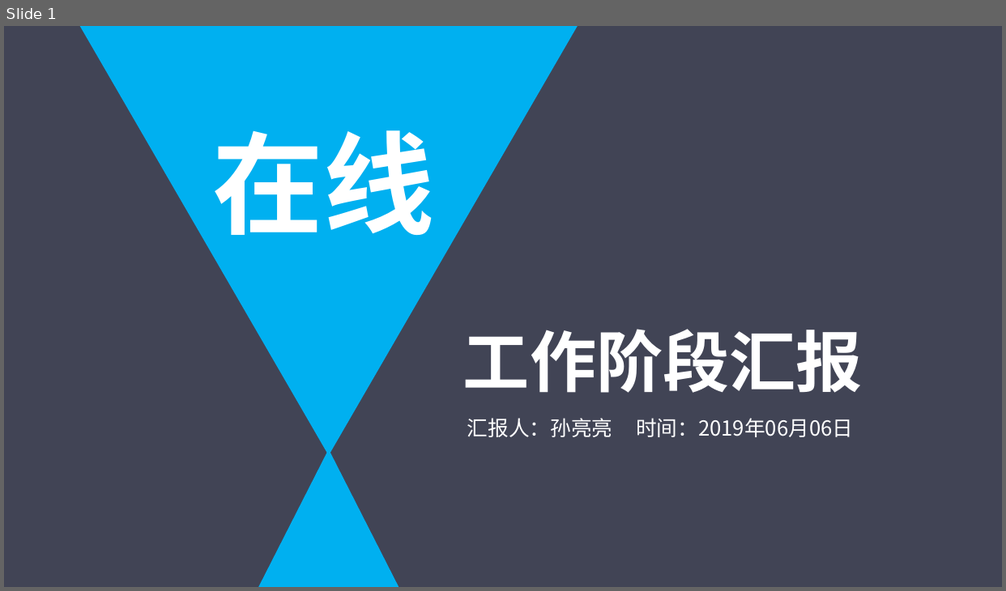
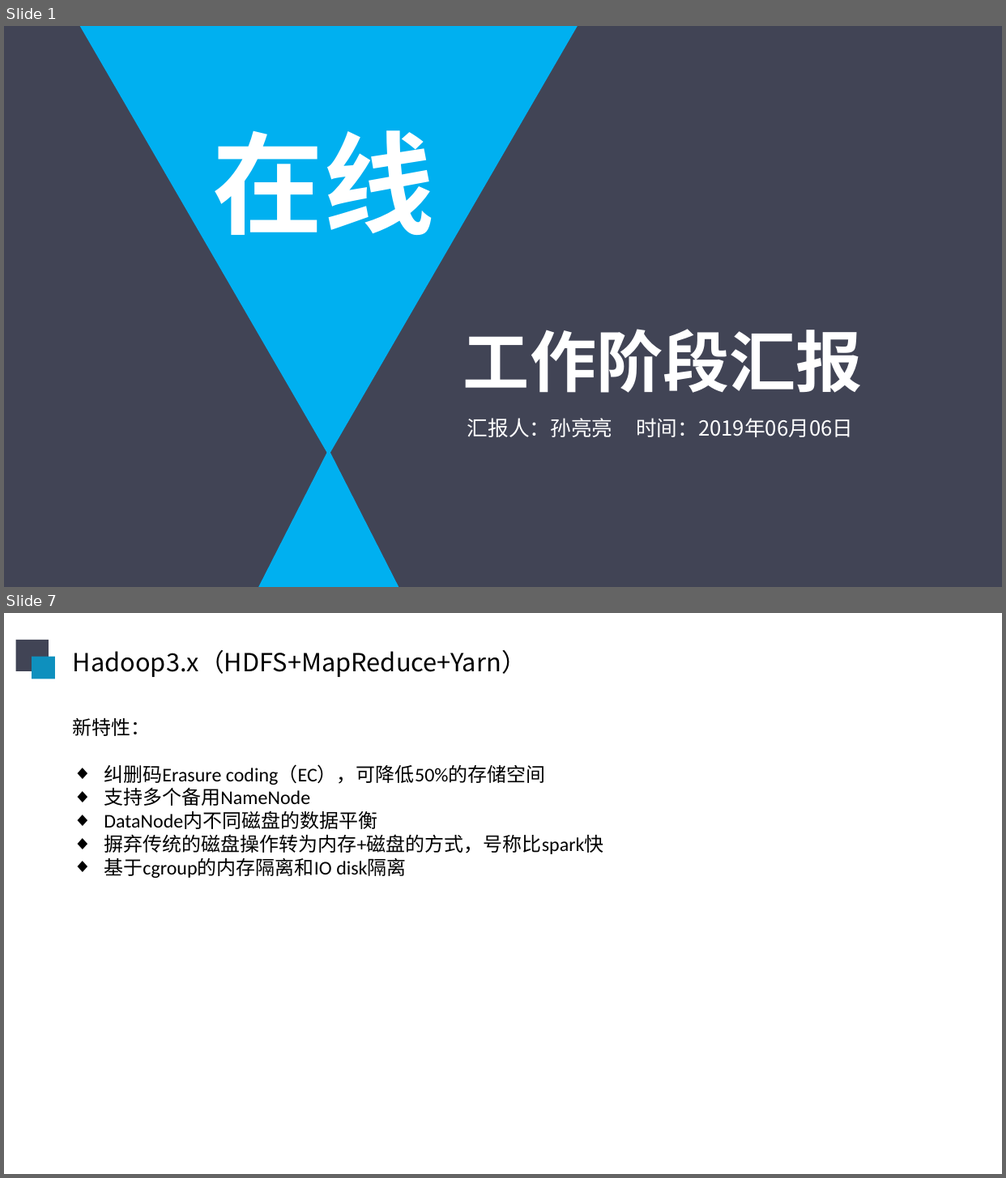
Before and after one commit to sunliangliang9201/interview_prepare, a slide deck: 在线阶段汇报20190606.pptx. Shown one above the other, each under a label of ours: slide 1 before the commit, slides 1 and 7 after it; the slides between them are not shown. The pictures are 1006x591 and 1006x1178 pixels, drawn with LibreOffice and Linux fonts; fonts in the diff are those of the drawing. Boxes give left, top, right and bottom in pixels: in the first picture for what was removed or moved away, otherwise in the second. Text is boxed around its words. In the diff, an @@ line names an element or a change of style, - is before the commit and + after.

```diff
--- a/在线阶段汇报20190606.pptx
+++ b/在线阶段汇报20190606.pptx
@@ slide 7 added at box(4, 613, 1002, 1174), background #FFFFFF @@
@@ rectangle added at box(16, 640, 49, 672), fill #414455 @@
@@ rectangle added at box(32, 657, 55, 680), fill #0E90BE @@
@@ text added at box(73, 649, 526, 677), 18 pt, text #000000 @@
+Hadoop3.x（HDFS+MapReduce+Yarn）
@@ text added at box(73, 718, 603, 878), 14 pt, text #000000 @@
+新特性：
+◆ 纠删码Erasure coding（EC），可降低50%的存储空间
+◆ 支持多个备用NameNode
+◆ DataNode内不同磁盘的数据平衡
+◆ 摒弃传统的磁盘操作转为内存+磁盘的方式，号称比spark快
+◆ 基于cgroup的内存隔离和IO disk隔离
```
Also in this commit, not shown: 5 slides changed, 7 other slides added.
